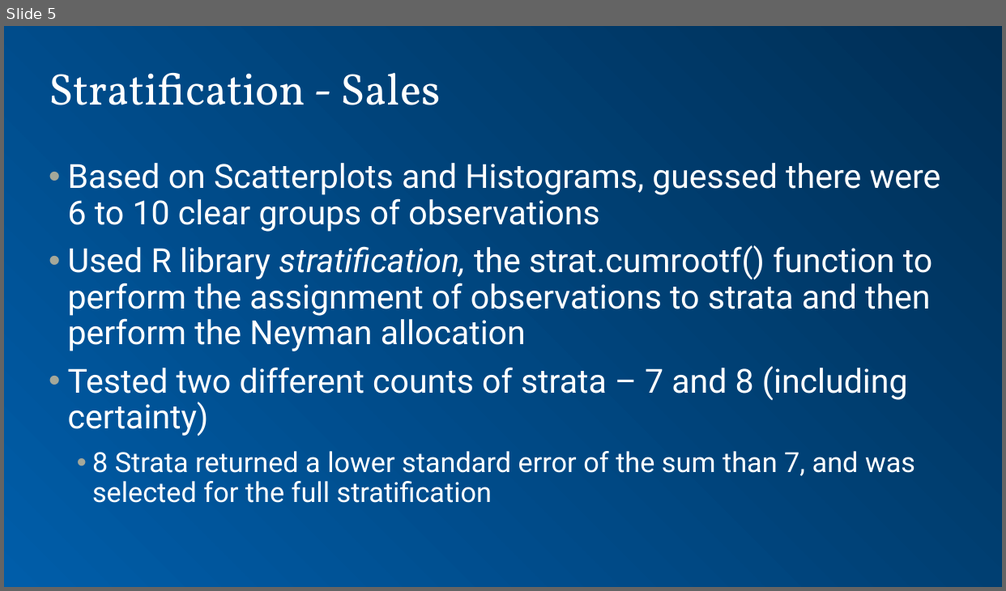
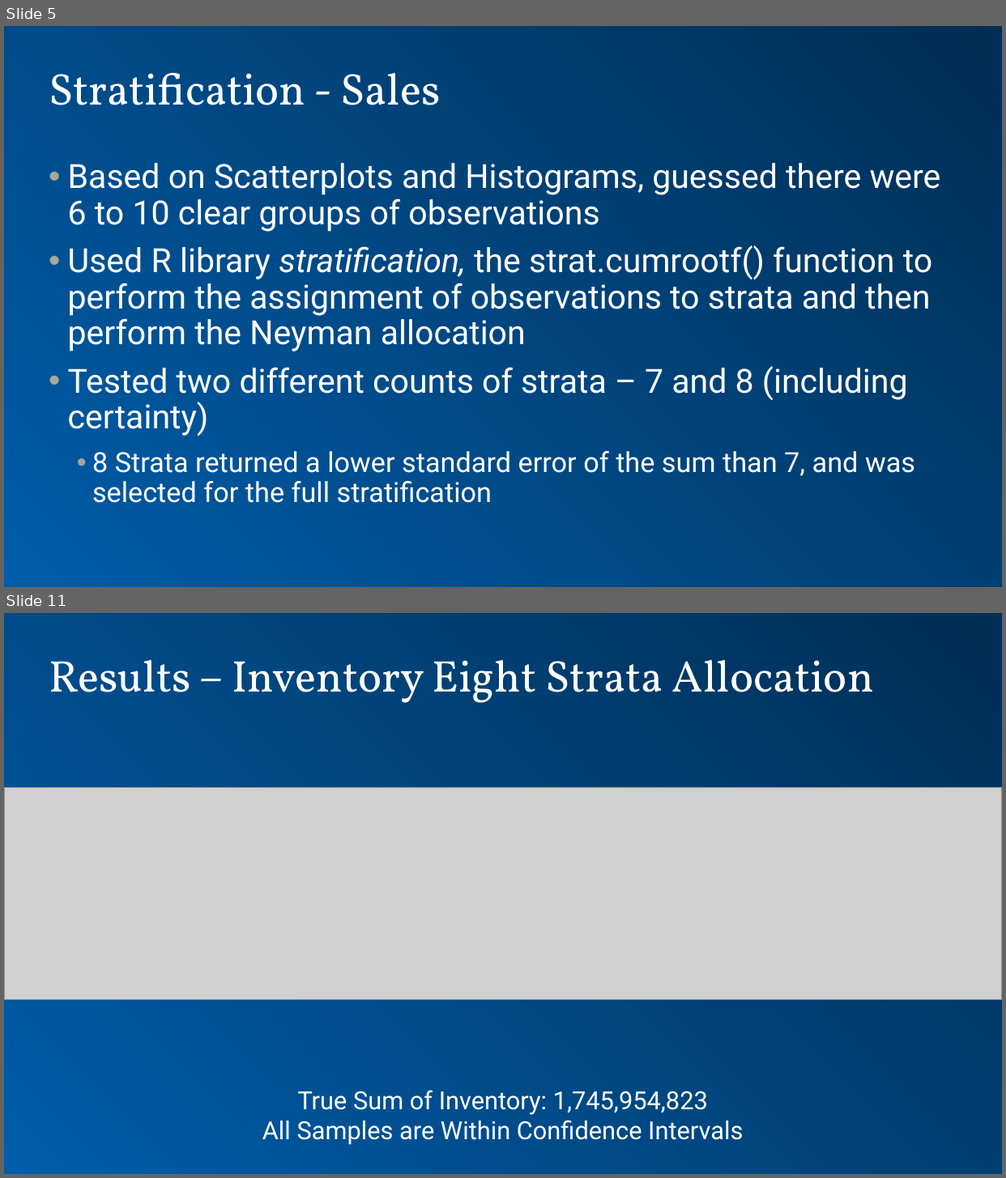
Before and after one commit to dpmurraygt/MSDS6370Project, a slide deck: presentation - Sales.pptx. Shown one above the other, each under a label of ours: slide 5 before the commit, slides 5 and 11 after it; the slides between them are not shown. The pictures are 1006x591 and 1006x1178 pixels, drawn with LibreOffice and Linux fonts; fonts in the diff are those of the drawing; grey boxes stand for pictures; background and template pictures are left out. Boxes give left, top, right and bottom in pixels: in the first picture for what was removed or moved away, otherwise in the second. Text is boxed around its words. In the diff, an @@ line names an element or a change of style, - is before the commit and + after.

```diff
--- a/presentation - Sales.pptx
+++ b/presentation - Sales.pptx
@@ slide 11 added at (4, 613, 1002, 1174), background gradient #002F54 to #005DA9 @@
@@ title added at (49, 660, 874, 703), 32 pt, text #FFFFFF @@
+Results – Inventory Eight Strata Allocation
@@ picture added at (4, 788, 1002, 1000) @@
@@ text added at (262, 1090, 743, 1145), 18 pt, text #FFFFFF @@
+True Sum of Inventory: 1,745,954,823
+All Samples are Within Confidence Intervals
```
Also in this commit, not shown: 1 slide changed, 6 other slides added.
